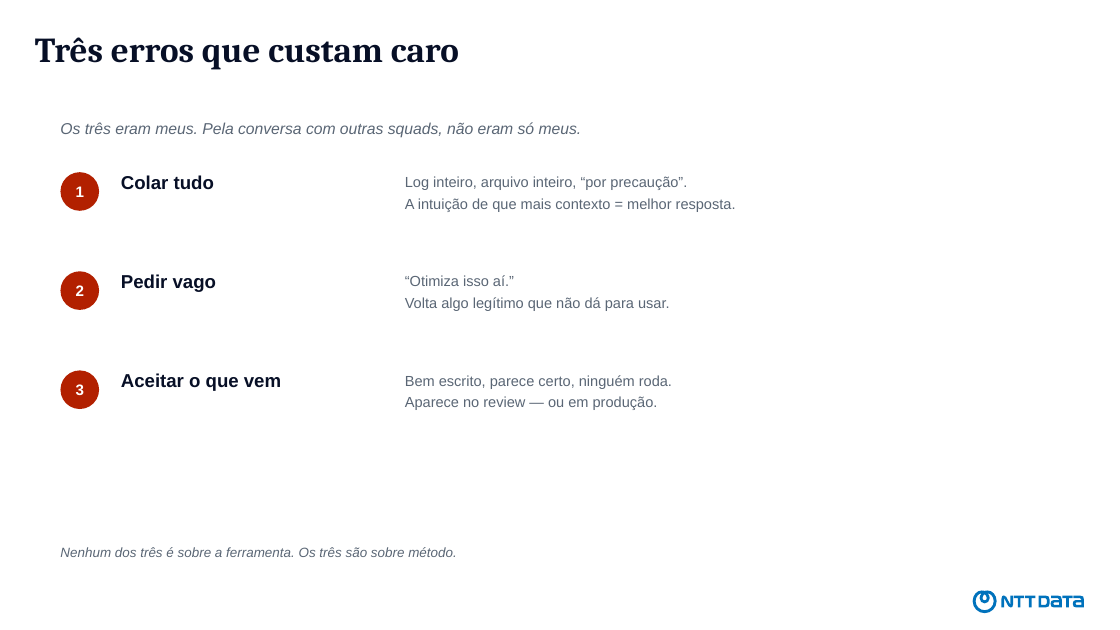
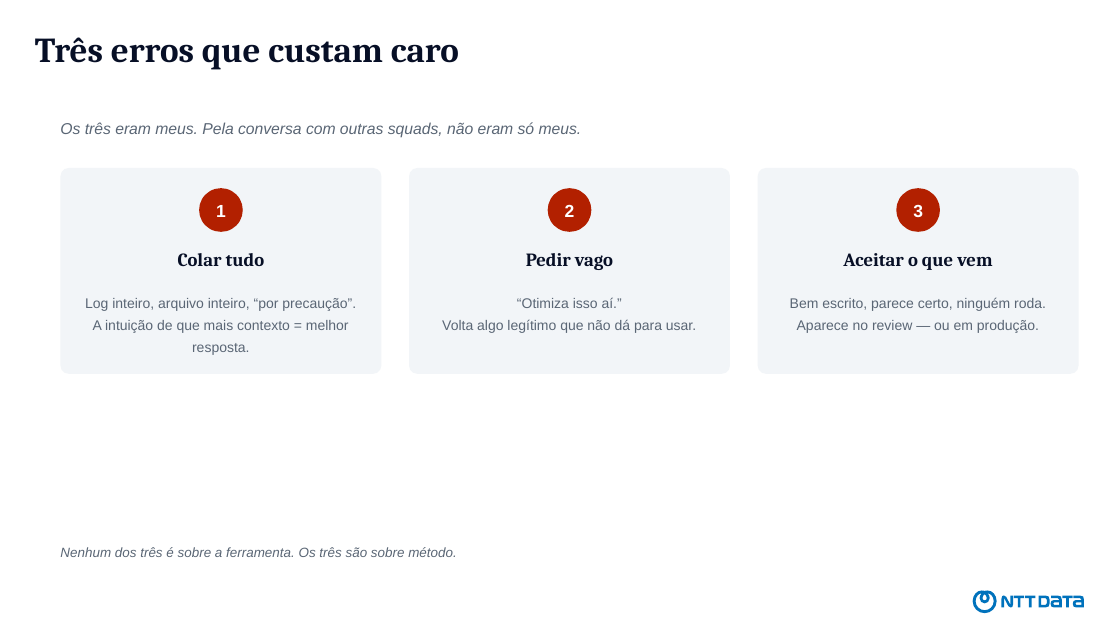
Before and after one commit to devdiasbr/boas-praticas-ia, a slide deck: slide 3 of apresentacao/como-eu-uso-ia.pptx. Drawn at 1120x630 pixels with LibreOffice and Linux fonts; fonts in the diff are those of the drawing. Boxes give left, top, right and bottom in pixels: in the first picture for what was removed or moved away, otherwise in the second. Text is boxed around its words. In the diff, an @@ line names an element or a change of style, - is before the commit and + after.

```diff
--- a/apresentacao/como-eu-uso-ia.pptx
+++ b/apresentacao/como-eu-uso-ia.pptx
@@ rounded rectangle added at (x1=60, y1=168, x2=381, y2=374), fill #F2F5F8 @@
@@ rounded rectangle added at (x1=409, y1=168, x2=730, y2=374), fill #F2F5F8 @@
@@ rounded rectangle added at (x1=758, y1=168, x2=1079, y2=374), fill #F2F5F8 @@
@@ text "1" moved from (x1=76, y1=186, x2=84, y2=197) to (x1=216, y1=205, x2=226, y2=217) @@
@@ ellipse resized from (x1=60, y1=172, x2=99, y2=211) to (x1=199, y1=188, x2=243, y2=232) @@
@@ text "2" moved from (x1=76, y1=285, x2=84, y2=296) to (x1=565, y1=204, x2=575, y2=217) @@
@@ ellipse resized from (x1=60, y1=271, x2=99, y2=310) to (x1=548, y1=188, x2=592, y2=232) @@
@@ size 13 to 15 pt in 3 elements at (x1=216, y1=205, x2=226, y2=217), (x1=565, y1=204, x2=575, y2=217), (x1=913, y1=205, x2=923, y2=217) @@
@@ text "3" moved from (x1=76, y1=384, x2=84, y2=395) to (x1=913, y1=205, x2=923, y2=217) @@
@@ ellipse resized from (x1=60, y1=371, x2=99, y2=409) to (x1=897, y1=188, x2=940, y2=232) @@
@@ text "Colar tudo" moved from (x1=121, y1=175, x2=214, y2=189) to (x1=178, y1=253, x2=265, y2=266) @@
@@ text "Pedir vago" moved from (x1=121, y1=274, x2=216, y2=292) to (x1=526, y1=253, x2=613, y2=270) @@
@@ font Arial to Cambria; alignment left to centre in 3 elements at (x1=178, y1=253, x2=265, y2=266), (x1=526, y1=253, x2=613, y2=270), (x1=843, y1=253, x2=992, y2=270) @@
@@ text "Aceitar o que vem" moved from (x1=121, y1=373, x2=281, y2=391) to (x1=843, y1=253, x2=992, y2=270) @@
@@ text "Log inteiro, arquivo inteiro, “por ..." moved from (x1=405, y1=176, x2=736, y2=212) to (x1=85, y1=298, x2=356, y2=355) @@
@@ text "“Otimiza isso aí.”" moved from (x1=405, y1=275, x2=670, y2=311) to (x1=442, y1=297, x2=696, y2=333) @@
@@ size 12.5 to 12 pt; alignment left to centre; line spacing 1.25 to 1.3 in 3 elements at (x1=442, y1=297, x2=696, y2=333), (x1=85, y1=298, x2=356, y2=355), (x1=790, y1=298, x2=1046, y2=333) @@
@@ text "Bem escrito, parece certo, ninguém ..." moved from (x1=405, y1=375, x2=672, y2=410) to (x1=790, y1=298, x2=1046, y2=333) @@
```
Also in this commit, not shown: 3 other slides changed, 1 other file.
